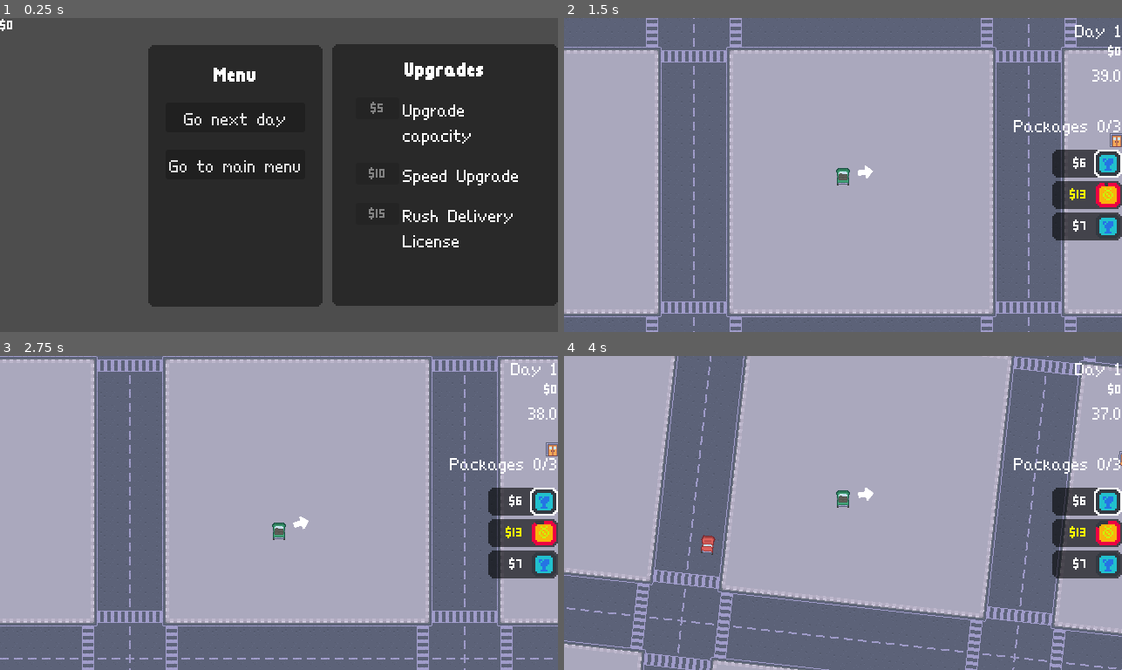
Above: before the commit, frames 1-4 (two rows, left to right).
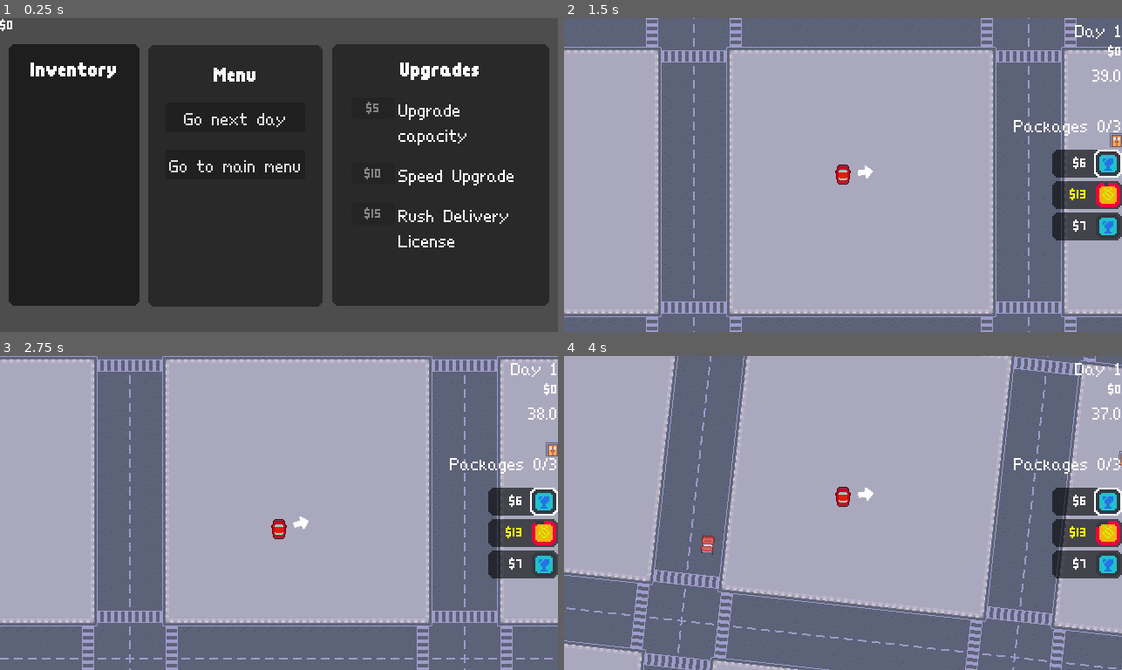
Above: after the commit, the same moments.

Repository: ruben-velasquez/rush-and-deliver
Game: Godot game, scene res://scenes/upgrade_menu.tscn
Two runs of this game, one before a commit and one after it. Both use one fixed random seed, a clock stepped at 60 frames per second and the inputs below. This scene is started directly instead of the project's main scene.
Inputs:
- Up to frame 1 (0.25 s): no input
- Up to frame 2 (1.5 s): click "Go next day" at 0.5 s; hold D (right) from 1.28 s (still down)
- Up to frame 3 (2.75 s): tap Enter at 2 s; release D (right) at 2.03 s; hold S (down) from 2.03 s (still down)
- Up to frame 4 (4 s): release S (down) at 2.78 s; hold D (right) 2.78-3.53 s; hold W (up) from 3.53 s (still down)

The runs differ from the first frame. In frame 1, 23% of the frame differs, in the area x 1-100%, y 8-92%; in frame 2, 0.2%; in frame 3, 0.2%; in frame 4, 0.2%.

Commit message:
feat: add selling upgrades

Diff:
--- a/scenes/player.tscn
+++ b/scenes/player.tscn
@@ -1,12 +1,8 @@
 [gd_scene format=3 uid="uid://fxlrtqte8oud"]
 
 [ext_resource type="Script" uid="uid://b234bio8he2ee" path="res://scripts/player_controller.gd" id="1_c08b3"]
-[ext_resource type="Texture2D" uid="uid://48ternfo7x0u" path="res://assets/tilemap_packed.png" id="2_qhqgy"]
+[ext_resource type="Texture2D" uid="uid://bcosrwwjioh0j" path="res://assets/player.png" id="2_qhqgy"]
 [ext_resource type="Script" uid="uid://2mn5r1tr004p" path="res://scripts/player_input.gd" id="3_qhqgy"]
-
-[sub_resource type="AtlasTexture" id="AtlasTexture_dqkch"]
-atlas = ExtResource("2_qhqgy")
-region = Rect2(352, 232, 16, 24)
 
 [sub_resource type="RectangleShape2D" id="RectangleShape2D_qhqgy"]
 size = Vector2(10, 20)
@@ -19,7 +15,7 @@
 
 [node name="Sprite2D" type="Sprite2D" parent="." unique_id=1692927882]
 texture_filter = 1
-texture = SubResource("AtlasTexture_dqkch")
+texture = ExtResource("2_qhqgy")
 
 [node name="CollisionShape2D" type="CollisionShape2D" parent="." unique_id=1294073129]
 shape = SubResource("RectangleShape2D_qhqgy")
--- /dev/null
+++ b/scenes/upgrade_box.tscn
@@ -0,0 +1,25 @@
+[gd_scene format=3 uid="uid://cvff6t7dr744q"]
+
+[ext_resource type="Script" uid="uid://dj6euuai6mww2" path="res://scripts/upgrade_box.gd" id="1_8678i"]
+[ext_resource type="Texture2D" uid="uid://8lg7ih6s2ctc" path="res://assets/upgrades.png" id="2_tfxrb"]
+[ext_resource type="Theme" uid="uid://dxq1iwfqqk64s" path="res://Themes/thin_theme.tres" id="3_2eado"]
+
+[sub_resource type="AtlasTexture" id="AtlasTexture_h8ffg"]
+atlas = ExtResource("2_tfxrb")
+region = Rect2(0, 0, 32, 32)
+
+[node name="UpgradeBox" type="HBoxContainer" unique_id=1624295092 node_paths=PackedStringArray("icon_rect", "sell_button")]
+script = ExtResource("1_8678i")
+icon_rect = NodePath("Icon")
+sell_button = NodePath("SellButton")
+
+[node name="Icon" type="TextureRect" parent="." unique_id=137484375]
+custom_minimum_size = Vector2(32, 32)
+layout_mode = 2
+texture = SubResource("AtlasTexture_h8ffg")
+stretch_mode = 3
+
+[node name="SellButton" type="Button" parent="." unique_id=1900350339]
+layout_mode = 2
+theme = ExtResource("3_2eado")
+text = "Sell $1"
--- a/scenes/upgrade_menu.tscn
+++ b/scenes/upgrade_menu.tscn
@@ -8,6 +8,8 @@
 [ext_resource type="Script" uid="uid://yd5kqcmi4g3r" path="res://scripts/upgrades_shop.gd" id="4_ixicc"]
 [ext_resource type="Script" uid="uid://dm8n6p04kyns1" path="res://scripts/money_label.gd" id="5_6vqdt"]
 [ext_resource type="Theme" uid="uid://bfck3uu58nkqx" path="res://Themes/money_theme.tres" id="7_ethjp"]
+[ext_resource type="Theme" uid="uid://neqkt8wtm3g2" path="res://Themes/bold_theme.tres" id="9_he6dt"]
+[ext_resource type="Script" uid="uid://dlbw8osdkq0yw" path="res://scripts/sell_upgrades_menu.gd" id="10_3rs5v"]
 
 [node name="Scene" type="Node2D" unique_id=682139572]
 script = ExtResource("1_ksfom")
@@ -73,6 +75,7 @@
 anchor_bottom = 0.5
 offset_left = -259.0
 offset_top = -150.0
+offset_right = -10.0
 offset_bottom = 150.0
 grow_horizontal = 0
 grow_vertical = 2
@@ -106,3 +109,36 @@
 theme = ExtResource("7_ethjp")
 text = "0$"
 script = ExtResource("5_6vqdt")
+
+[node name="SellPanel" type="Panel" parent="CanvasLayer" unique_id=638725896]
+anchors_preset = -1
+anchor_top = 0.5
+anchor_bottom = 0.5
+offset_left = 10.0
+offset_top = -150.0
+offset_right = 160.0
+offset_bottom = 150.0
+grow_vertical = 2
+theme_override_styles/panel = ExtResource("2_0e30j")
+
+[node name="Content" type="VBoxContainer" parent="CanvasLayer/SellPanel" unique_id=1727871242]
+layout_mode = 1
+anchors_preset = -1
+anchor_left = 0.1
+anchor_top = 0.05
+anchor_right = 0.9
+anchor_bottom = 0.95
+grow_horizontal = 2
+grow_vertical = 2
+theme_override_constants/separation = 8
+
+[node name="Label" type="Label" parent="CanvasLayer/SellPanel/Content" unique_id=1334090817]
+layout_mode = 2
+theme = ExtResource("9_he6dt")
+text = "Inventory"
+horizontal_alignment = 1
+
+[node name="Upgrades" type="VBoxContainer" parent="CanvasLayer/SellPanel/Content" unique_id=888591439]
+layout_mode = 2
+theme_override_constants/separation = 4
+script = ExtResource("10_3rs5v")
--- a/scripts/objects/upgrade.gd
+++ b/scripts/objects/upgrade.gd
@@ -8,6 +8,9 @@
 var id: String
 
 func on_purchase():
+	pass
+
+func  on_sell():
 	pass
 
 func on_day_start():
--- /dev/null
+++ b/scripts/sell_upgrades_menu.gd
@@ -0,0 +1,16 @@
+extends VBoxContainer
+
+const UPGRADE_BOX_NODE: PackedScene = preload("res://scenes/upgrade_box.tscn")
+
+# Called when the node enters the scene tree for the first time.
+func _ready() -> void:
+	for upgrade in UpgradesManager.current_upgrades:
+		add_upgrade(upgrade)
+
+	UpgradesManager.on_add_upgrade.connect(add_upgrade)
+
+func add_upgrade(upgrade: Upgrade):
+	if !upgrade.unique: return
+	var box = UPGRADE_BOX_NODE.instantiate() as UpgradeBox
+	box.setup(upgrade)
+	add_child(box)
--- /dev/null
+++ b/scripts/upgrade_box.gd
@@ -0,0 +1,18 @@
+class_name UpgradeBox
+extends HBoxContainer
+
+var upgrade: Upgrade
+@export var icon_rect: TextureRect
+@export var sell_button: Button
+
+# Called when the node enters the scene tree for the first time.
+func setup(_upgrade: Upgrade):
+	upgrade = _upgrade
+	icon_rect.texture = UpgradesManager.get_icon(upgrade.id)
+	icon_rect.tooltip_text = upgrade.get_description()
+	sell_button.text = "Sell $%s" % [upgrade.base_price]
+	sell_button.pressed.connect(sell_upgrade)
+
+func sell_upgrade():
+	UpgradesManager.sell_upgrade(upgrade)
+	queue_free()
--- a/scripts/upgrade_option.gd
+++ b/scripts/upgrade_option.gd
@@ -29,6 +29,9 @@
 	elif RunData.stats.max_unique_upgrades <= UpgradesManager.unique_upgrades_quantity():
 		purchase_button.disabled = true
 		purchase_button.tooltip_text = "Not enough space"
+	else:
+		purchase_button.disabled = false
+		purchase_button.tooltip_text = ""
 
 func on_purchase():
 	purchase_button.disabled = true
--- a/scripts/upgrades_manager.gd
+++ b/scripts/upgrades_manager.gd
@@ -1,4 +1,6 @@
 extends Node2D
+
+const ICONS: AtlasDB = preload("res://objects/upgrade_icons.tres")
 
 var current_upgrades: Array[Upgrade] = []
 var upgrade_pool: Array[Callable] = [
@@ -10,6 +12,7 @@
 ]
 
 signal on_upgrades_change
+signal on_add_upgrade(upgrade: Upgrade)
 
 func _ready() -> void:
 	GameManager.on_day_end.connect(on_day_end)
@@ -37,6 +40,16 @@
 	GameManager.give_money(-get_upgrade_price(upgrade))
 	current_upgrades.append(upgrade)
 	upgrade.on_purchase()
+
+	on_upgrades_change.emit()
+	on_add_upgrade.emit(upgrade)
+
+func sell_upgrade(upgrade: Upgrade):
+	if !has_upgrade(upgrade) or !upgrade.unique: return
+
+	GameManager.give_money(upgrade.base_price)
+	current_upgrades.erase(upgrade)
+	print(has_upgrade(upgrade))
 
 	on_upgrades_change.emit()
 
@@ -96,3 +109,6 @@
 			count += 1
 
 	return count
+
+func get_icon(id: String) -> Texture2D:
+	return ICONS.sprites.get(id)
--- a/scripts/upgrades_ui.gd
+++ b/scripts/upgrades_ui.gd
@@ -1,11 +1,10 @@
 extends HBoxContainer
-
-const ICONS: AtlasDB = preload("res://objects/upgrade_icons.tres")
 
 # Called when the node enters the scene tree for the first time.
 func _ready() -> void:
 	for upgrade in UpgradesManager.current_upgrades:
 		var img = TextureRect.new()
 		img.stretch_mode = TextureRect.STRETCH_KEEP_ASPECT
-		img.texture = ICONS.sprites.get(upgrade.id)
+		img.texture = UpgradesManager.get_icon(upgrade.id)
+		img.tooltip_text = upgrade.get_description()
 		add_child(img)
Binary file changed: assets/player.png
Not shown, added: scripts/sell_upgrades_menu.gd.uid
Not shown, added: scripts/upgrade_box.gd.uid
